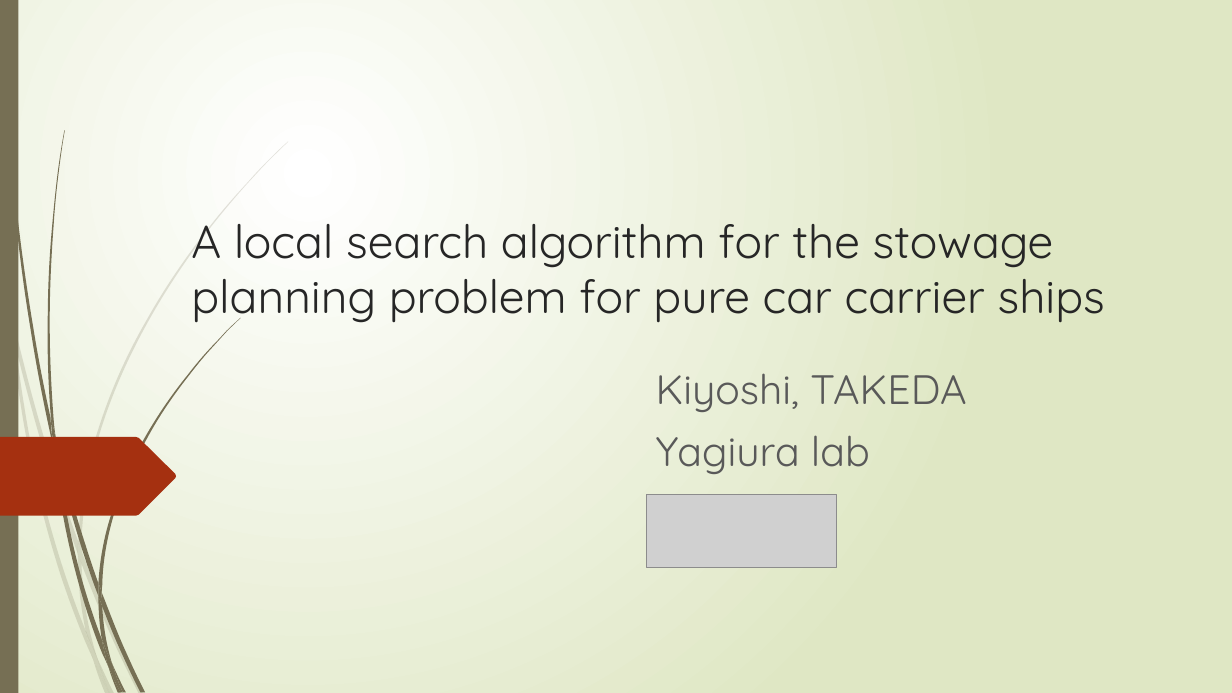
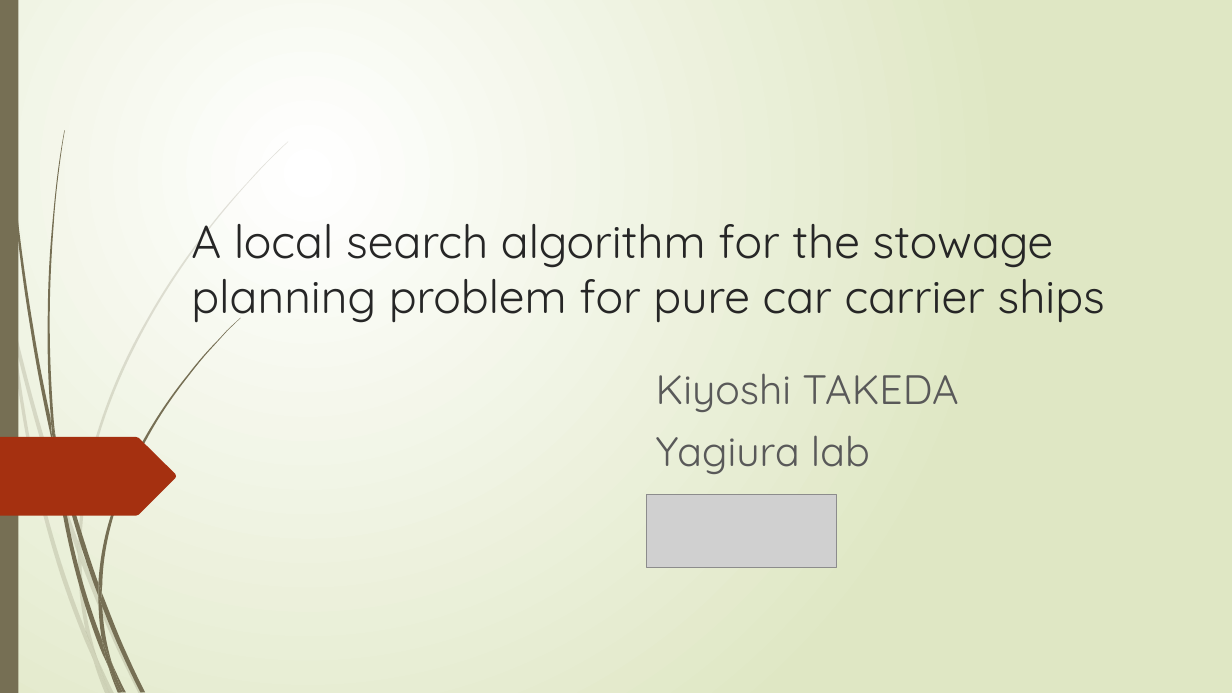
Before and after one commit to r-kurosu/kline_new, a slide deck: slide 1 of 竹田.pptx. Drawn at 1232x693 pixels with LibreOffice and Linux fonts; fonts in the diff are those of the drawing; grey boxes stand for pictures. Boxes give left, top, right and bottom in pixels: in the first picture for what was removed or moved away, otherwise in the second. Text is boxed around its words. In the diff, an @@ line names an element or a change of style, - is before the commit and + after.

```diff
--- a/竹田.pptx
+++ b/竹田.pptx
@@ subtitle at <box>656,373,958,412</box>: text changed @@
-Kiyoshi, TAKEDA
+Kiyoshi TAKEDA
```
Also in this commit, not shown: 2 other slides changed.
